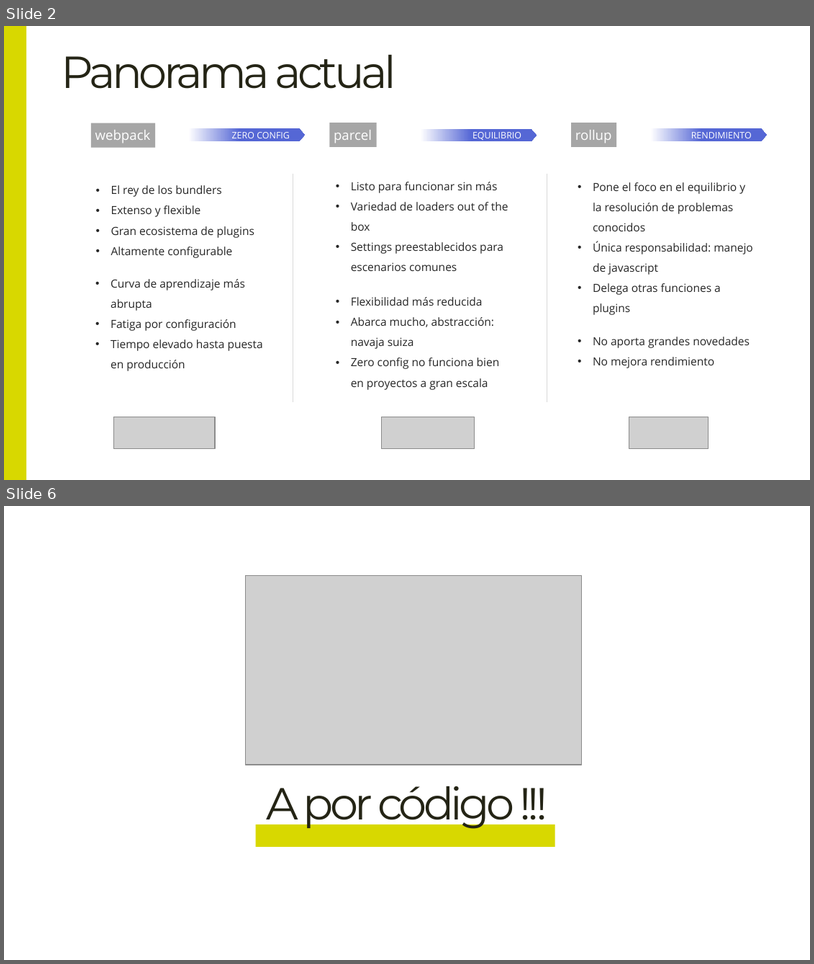
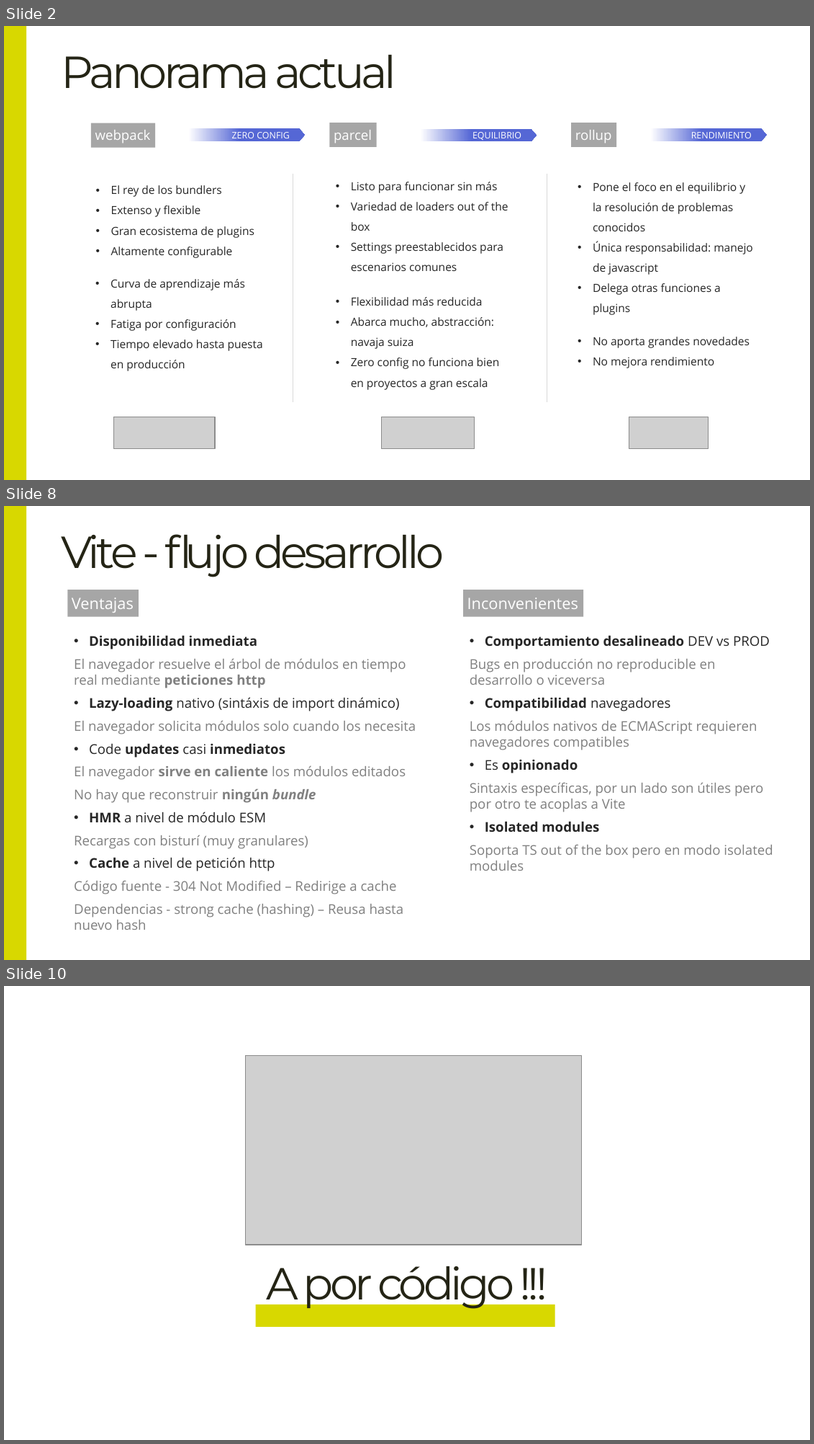
Before and after one commit to DillonGru28/Master-Frontend-Lemon, a slide deck: 03-bundling/06-vite/00-teoría/Introducción a vite.pptx. Shown one above the other, each under a label of ours: slides 2 and 6 before the commit, slides 2, 8 and 10 after it; the slides between them are not shown. The pictures are 814x964 and 814x1444 pixels, drawn with LibreOffice and Linux fonts; fonts in the diff are those of the drawing; grey boxes stand for pictures. Boxes give left, top, right and bottom in pixels: in the first picture for what was removed or moved away, otherwise in the second. Text is boxed around its words. In the diff, an @@ line names an element or a change of style, - is before the commit and + after.

Commit message:
vite: slides teoricas completadas

```diff
--- a/03-bundling/06-vite/00-teoría/Introducción a vite.pptx
+++ b/03-bundling/06-vite/00-teoría/Introducción a vite.pptx
@@ slide 8 added at (x1=4, y1=506, x2=810, y2=960), background #FFFFFF @@
@@ rectangle added at (x1=4, y1=506, x2=26, y2=959), fill #D8D800 @@
@@ title added at (x1=61, y1=534, x2=444, y2=577), 40 pt, text #242415 @@
+Vite - flujo desarrollo
@@ rectangle added at (x1=67, y1=590, x2=139, y2=618), fill #A6A6A6, 14 pt, text #FFFFFF @@
+Ventajas
@@ rectangle added at (x1=463, y1=590, x2=584, y2=618), fill #A6A6A6, 14 pt, text #FFFFFF @@
+Inconvenientes
@@ text added at (x1=74, y1=636, x2=417, y2=929), 12 pt, text #808080 @@
+• Disponibilidad inmediata
+    El navegador resuelve el árbol de módulos en tiempo real mediante peticiones http
+• Lazy-loading nativo (sintáxis de import dinámico)
+  El navegador solicita módulos solo cuando los necesita
+• Code updates casi inmediatos
+El navegador sirve en caliente los módulos editados
+No hay que reconstruir ningún bundle
+• HMR a nivel de módulo ESM
+Recargas con bisturí (muy granulares)
+• Cache a nivel de petición http
+Código fuente - 304 Not Modified – Redirige a cache
+Dependencias - strong cache (hashing) – Reusa hasta nuevo hash
@@ text added at (x1=470, y1=636, x2=773, y2=870), 12 pt, text #808080 @@
+• Comportamiento desalineado DEV vs PROD
+Bugs en producción no reproducible en desarrollo o viceversa
+• Compatibilidad navegadores
+Los módulos nativos de ECMAScript requieren navegadores compatibles
+• Es opinionado
+Sintaxis específicas, por un lado son útiles pero por otro te acoplas a Vite
+• Isolated modules
+Soporta TS out of the box pero en modo isolated modules
@@ what was slide 6 is now slide 10 @@
```
Also in this commit, not shown: 2 slides changed, 3 other slides added.
